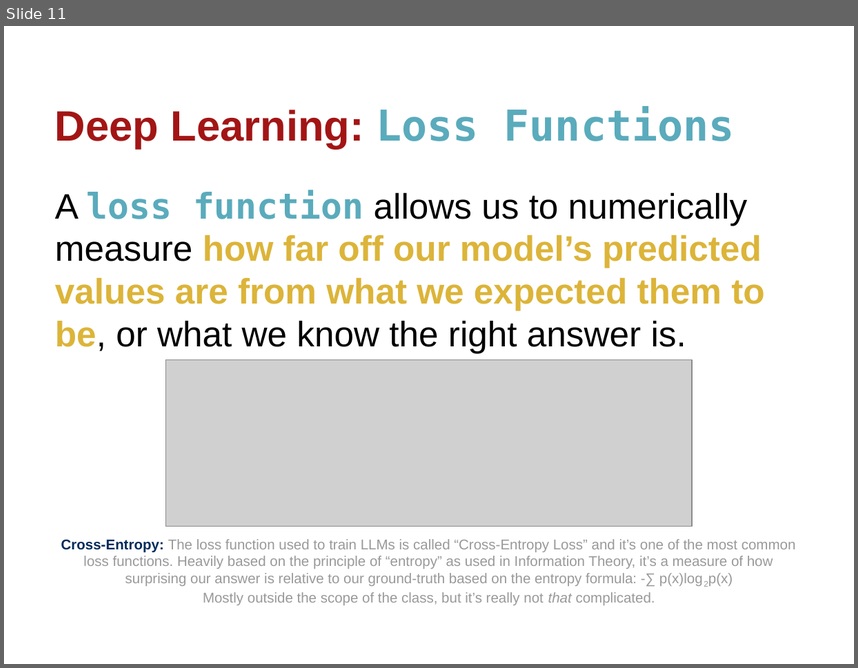
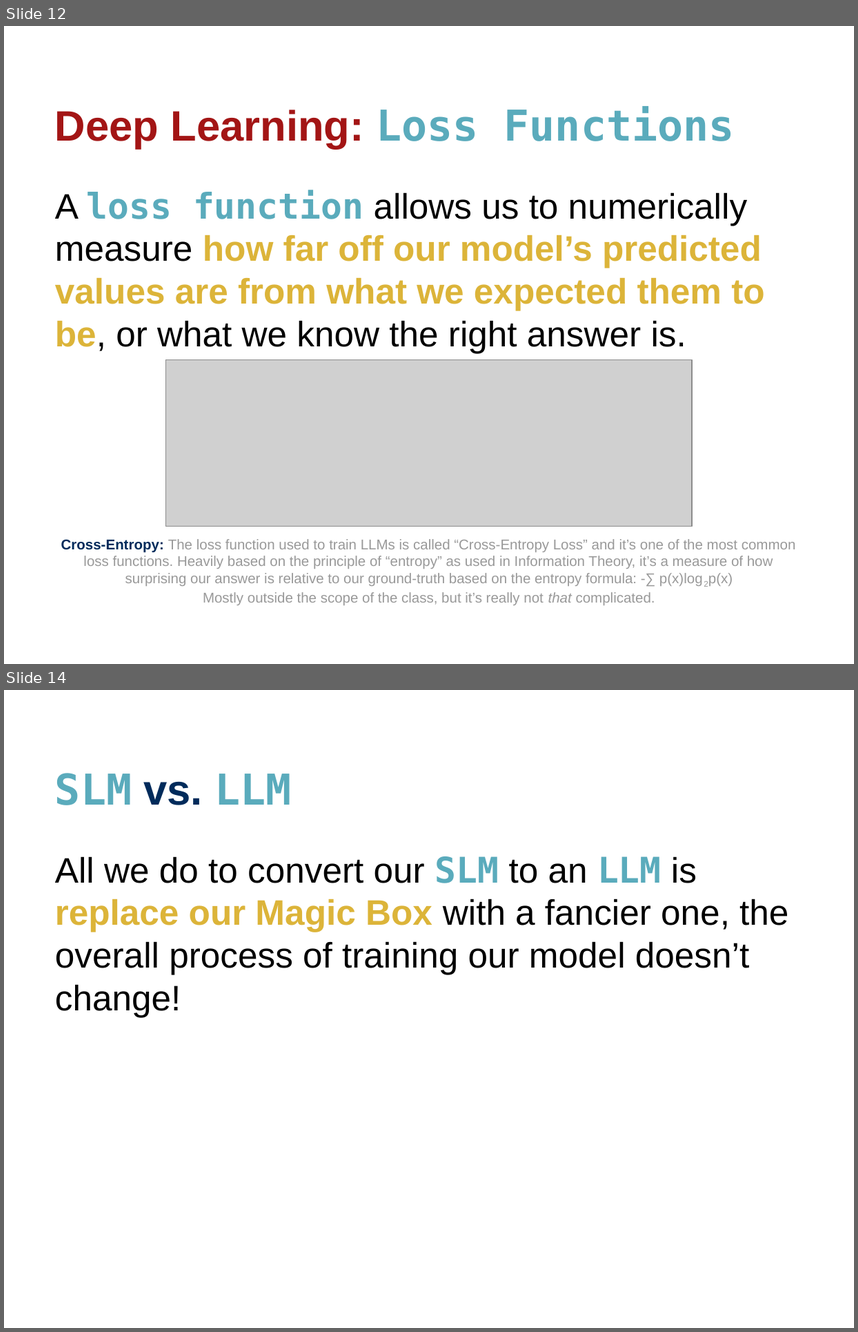
Before and after one commit to wtheisen/nd-cse-10124-lectures, a slide deck: Blank/Lecture_07_ Embeddings_02.pptx. Shown one above the other, each under a label of ours: slide 11 before the commit, slides 12 and 14 after it; the slides between them are not shown. The pictures are 858x668 and 858x1332 pixels, drawn with LibreOffice and Linux fonts; fonts in the diff are those of the drawing; grey boxes stand for pictures. Boxes give left, top, right and bottom in pixels: in the first picture for what was removed or moved away, otherwise in the second. Text is boxed around its words. In the diff, an @@ line names an element or a change of style, - is before the commit and + after.

```diff
--- a/Blank/Lecture_07_ Embeddings_02.pptx
+++ b/Blank/Lecture_07_ Embeddings_02.pptx
@@ slide 14 added at [4,690,854,1328], background #FFFFFF @@
@@ title added at [55,773,291,805], 36 pt, text #5AABBC, bold @@
+SLM vs. LLM
@@ text added at [55,856,789,1017], 30 pt, text #000000 @@
+All we do to convert our SLM to an LLM is replace our Magic Box with a fancier one, the overall process of training our model doesn’t change!
@@ what was slide 11 is now slide 12 @@
```
Also in this commit, not shown: 3 slides changed, 8 other slides added, 9 slides removed, 12 other files.
